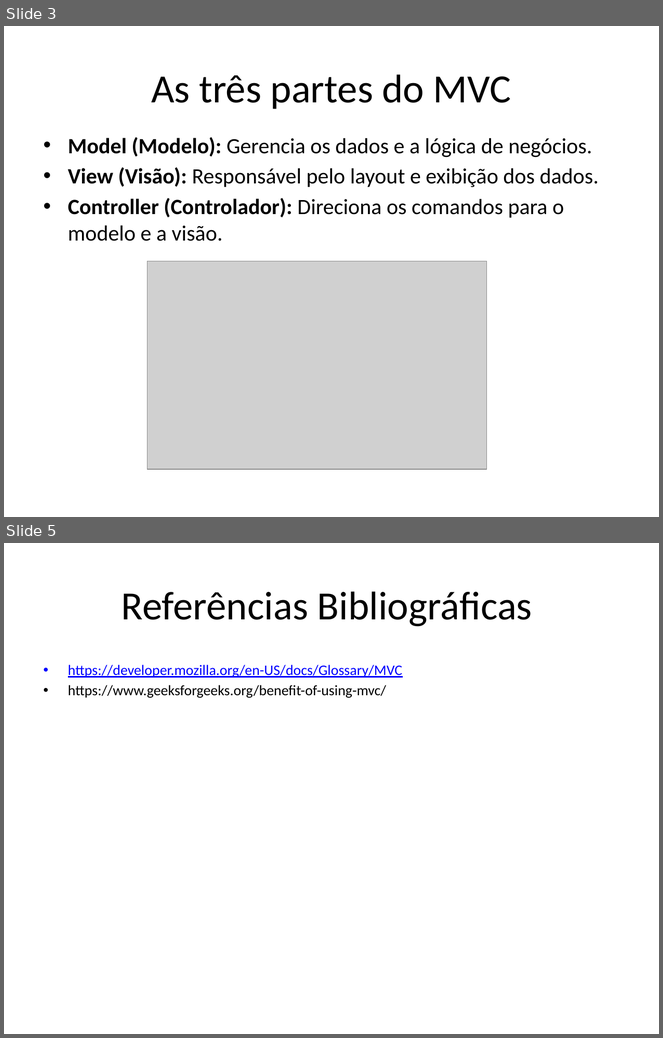
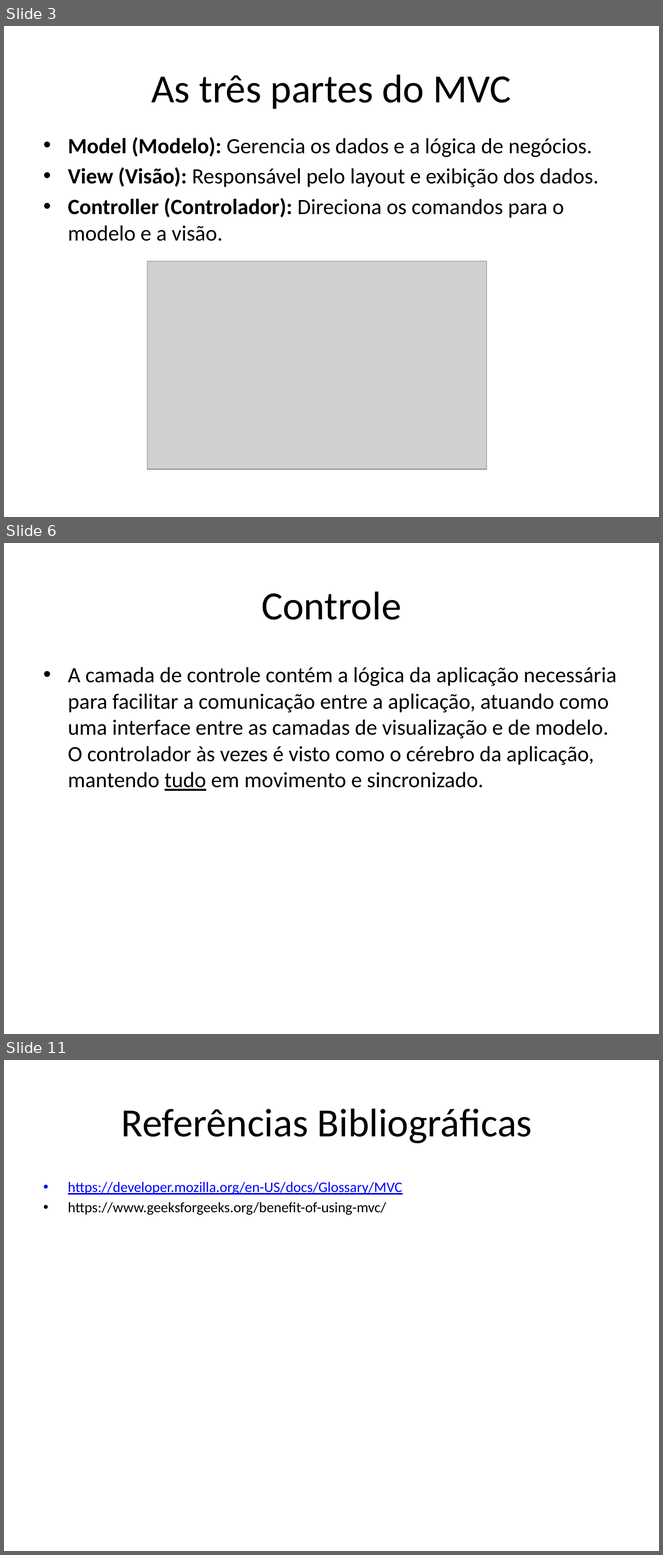
Before and after one commit to muriloHx/trabalho-mvc, a slide deck: slides/mvc.pptx. Shown one above the other, each under a label of ours: slides 3 and 5 before the commit, slides 3, 6 and 11 after it; the slides between them are not shown. The pictures are 663x1038 and 663x1555 pixels, drawn with LibreOffice and Linux fonts; fonts in the diff are those of the drawing; grey boxes stand for pictures. Boxes give left, top, right and bottom in pixels: in the first picture for what was removed or moved away, otherwise in the second. Text is boxed around its words. In the diff, an @@ line names an element or a change of style, - is before the commit and + after.

```diff
--- a/slides/mvc.pptx
+++ b/slides/mvc.pptx
@@ slide 6 added at (x1=4, y1=543, x2=659, y2=1034), background #FFFFFF @@
@@ title added at (x1=261, y1=591, x2=401, y2=620), 44 pt, text #000000 @@
+Controle
@@ text added at (x1=68, y1=667, x2=617, y2=791), 24 pt, text #000000 @@
+• A camada de controle contém a lógica da aplicação necessária para facilitar a comunicação entre a aplicação, atuando como uma interface entre as camadas de visualização e de modelo. O controlador às vezes é visto como o cérebro da aplicação, mantendo tudo em movimento e sincronizado.
@@ what was slide 5 is now slide 11 @@
```
Also in this commit, not shown: 6 other slides added, 1 slide removed.
